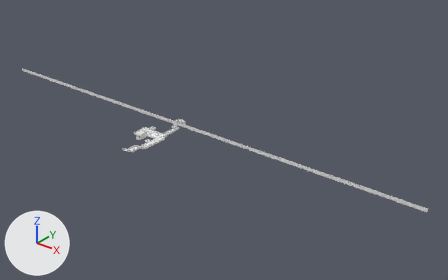
One commit to the Blender file GradJam/Assets/Models/LevelWhiteBox/whitebox.blend: the scene before it, then after it.
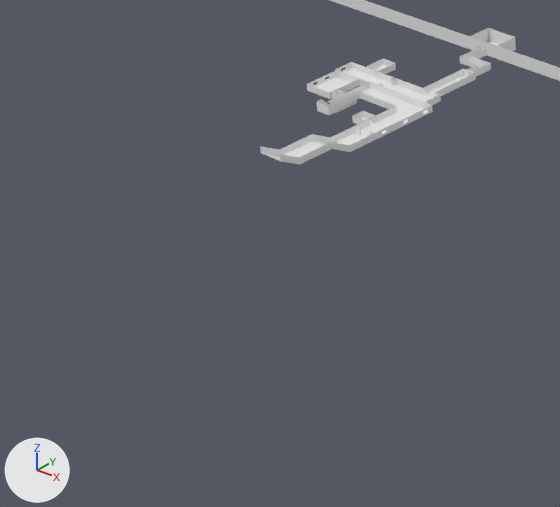
Each version is shown whole from a 50 mm camera at (781.0, -826.0, 516.0) aimed at (143.0, -28.0, 22.0), then close up on the part from 13% to 44% of the width and 40% to 85% of the height. Arrows for +X, +Y and +Z are at lower left; the lights stay in place.

Names of what the first close-up shows: 'Floor', 'Walls'.
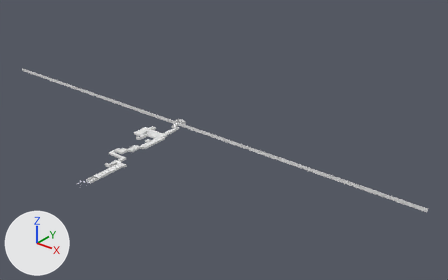
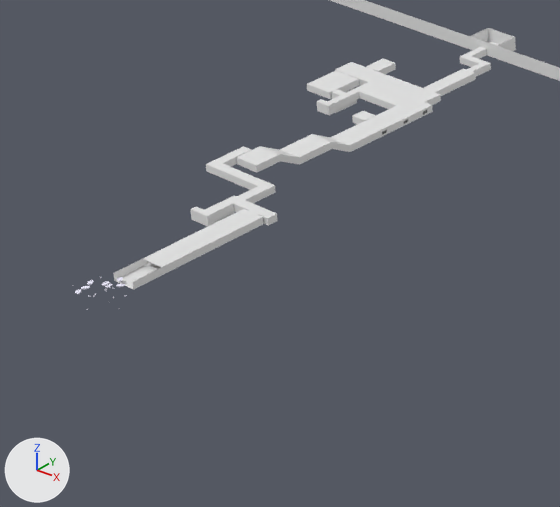
Diff of the bpy script that builds the scene:
```diff
--- a/GradJam/Assets/Models/LevelWhiteBox/whitebox.blend.py
+++ b/GradJam/Assets/Models/LevelWhiteBox/whitebox.blend.py
@@ mat_material_001 @@
+mat_material_001 = principled_material('Material.001')
+mat_material_001.base_color = (0.866, 0.854, 1.0)  # white #efeeff
+mat_material_001.roughness = 0.4
@@ me_cube_001 @@
 # used by ob_floor; location = (0.0, 0.0, 0.0)
-me_cube_001.from_pydata(...)  # 86 vertices, 21 faces; spans x -39.0..32.0, y -164.0..2.0, z 0.0..16.0
+me_cube_001.from_pydata(...)  # 132 vertices, 47 faces; spans x -39.0..78.0, y -269.0..2.0, z 0.0..21.0
+# me_cube_001 part 1: 46 vertices added at x 14.0..78.0, y -269.0..-169.0, z 16.0..21.0
@@ me_walls @@
 # used by ob_walls; location = (18.0, -48.0, 0.0)
-me_walls.from_pydata(...)  # 336 vertices, 203 faces; spans x -536.0..500.0, y -116.0..50.0, z 0.0..20.0
+me_walls.from_pydata(...)  # 434 vertices, 263 faces; spans x -536.0..500.0, y -221.0..50.0, z 0.0..25.0
+# me_walls part 2: 98 vertices added at x -4.0..60.0, y -221.0..-121.0, z 16.0..25.0
@@ me_ceiling @@
 # used by ob_ceiling; location = (0.0, 0.0, 3.5)
-me_ceiling.from_pydata(...)  # 84 vertices, 20 faces; spans x -39.0..32.0, y -164.0..2.0, z 0.0..16.0
+me_ceiling.from_pydata(...)  # 126 vertices, 42 faces, 1 loose edge; spans x -39.0..78.0, y -269.0..2.0, z 0.0..21.0
+# me_ceiling part 3: a new loose piece of 40 vertices spanning x 14.0..78.0, y -269.0..-169.0, z 16.0..21.0
+# me_ceiling part 4: 2 vertices added at x 20.0..32.0, y -178.0, z 16.0
@@ me_cube_013 @@
+me_cube_013.from_pydata(...)  # 140 vertices, 124 faces; spans x -1.32..1.01, y -1.62..1.76, z -0.4..1.0
+me_cube_013.materials.append(mat_material_001)  # white #efeeff
@@ me_plane_002 @@
+me_plane_002.from_pydata(...)  # 98 vertices, 84 faces; spans x -1.11..0.92, y -1.56..1.9, z -0.29..0.85
+me_plane_002.materials.append(mat_material_001)  # white #efeeff
@@ me_walls_001 @@
+me_walls_001.from_pydata([(46.3, -228.0, 21.0), (46.3, -228.0, 24.5), (57.8, -228.0, 21.0), (57.8, -228.0, 24.5), (46.3, -243.0, 21.0), (46.3, -243.0, 24.5), (57.8, -243.0, 21.0), (57.8, -243.0, 24.5)], [], [(2, 6, 7, 3), (1, 5, 4, 0)])
@@ me_cube_002 @@
+me_cube_002.from_pydata([(64.3, -270.0, 21.0), (75.8, -270.0, 21.0), (64.3, -285.0, 21.0), (75.8, -285.0, 21.0)], [], [(0, 2, 3, 1)])
@@ ob_ceiling @@
 ob_ceiling.location = (0.0, 0.0, 3.5)
-ob_ceiling.hide_set(True)
@@ ob_cube_011 @@
+ob_cube_011 = bpy.data.objects.new('Cube.011', me_cube_013)
+ob_cube_011.location = (70.0, -306.0, 27.0)
+ob_cube_011.rotation_euler = (0.0, 0.0, 0.262)  # degrees (0, 0, 15)
@@ ob_plane_002 @@
+ob_plane_002 = bpy.data.objects.new('Plane.002', me_plane_002)
+ob_plane_002.location = (68.0, -301.0, 26.0)
+ob_plane_002.rotation_euler = (0.0, 0.0, -0.524)  # degrees (0, 0, -30)
@@ ob_walls_001 @@
+ob_walls_001 = bpy.data.objects.new('Walls.001', me_walls_001)
+ob_walls_001.location = (18.0, -41.0, 0.0)
@@ ob_floor_001 @@
+ob_floor_001 = bpy.data.objects.new('Floor.001', me_cube_002)
+ob_floor_001.location = (0.0, 1.0, 0.0)
```

What differs and where, as boxes [x1, y1, x2, y2] in the close-ups (560 x 507 px):
'Walls', reshaped: before [260, 0, 560, 165]; after [143, 0, 560, 275]
'Ceiling', shown: after [143, 47, 490, 267]
'Walls.001', added: after [113, 259, 162, 290]
'Floor.001', added: after [115, 266, 153, 289]
'Plane.002', added: after [81, 286, 90, 290]
'Cube.011', added: after [75, 289, 82, 294]
part 1 of me_cube_001, added: after [144, 263, 161, 271]
part 2 of me_walls, added: after [143, 150, 280, 275]
part 3 of me_ceiling, added: after [143, 146, 277, 267]
part 4 of me_ceiling, added: after [237, 146, 279, 165]
